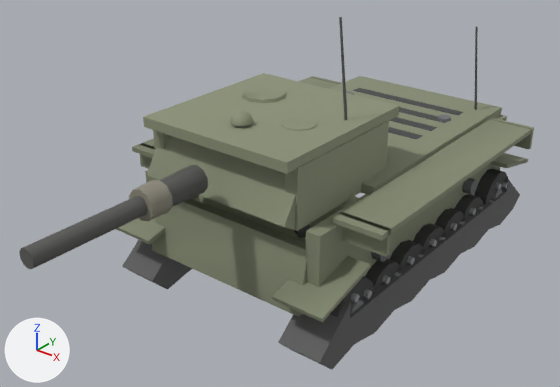
One commit to the glTF model client/assets/models/su26.glb: the scene before it, then after it.
One viewpoint serves both versions: a camera (50 mm lens) standing at (5.27, -7.87, 5.43) and looking at (0.04, -1.33, 1.38). Every picture has the same lights, and +X, +Y and +Z are marked at lower left. The older version comes first. Where no turn or scale is listed for an object, it has been applied to the vertices. Vertices at exactly the same position are counted once.

Names of what the first picture shows: 'barrel', 'glacis', 'hullSide', 'hullTop', 'lowerPlate', 'mantlet', 'tracks', 'turretRoof', 'turretSide', 'wheel11', 'wheel12', 'wheel13' and 5 more.
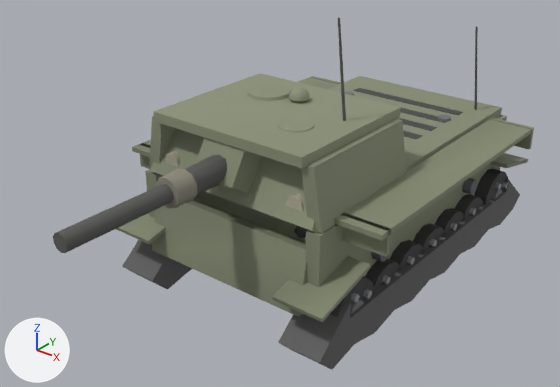
Location of each change, [x1, y1, x2, y2] in pixels of the pictures (560 x 387 px; the box of a moved part takes in the faces that stretch with it):
'turretRoof', reshaped: before [143, 17, 399, 174]; after [153, 18, 401, 168]
'turretSide', reshaped (8% wider, 6% taller): before [153, 121, 389, 231]; after [150, 116, 406, 233]
'mantlet', reshaped (12% wider, 8% taller): before [147, 135, 295, 230]; after [150, 129, 316, 232]
'barrel', moved: before [19, 165, 208, 269]; after [53, 155, 227, 253]
part 1 of me_mesh_20, moved or reshaped: before [147, 135, 295, 230]; after [150, 129, 316, 232]
part 2 of me_mesh_20, added: after [195, 138, 262, 193]
part 3 of me_mesh_21, moved or reshaped (mostly hidden before): before [153, 130, 169, 150]; after [150, 116, 176, 169]
part 4 of me_mesh_21, moved or reshaped: before [285, 121, 389, 231]; after [301, 119, 406, 233]
part 5 of me_mesh_22, moved or reshaped: before [143, 73, 399, 174]; after [153, 73, 401, 168]
part 6 of me_mesh_22, moved or reshaped: before [242, 86, 286, 103]; after [247, 84, 291, 101]
part 7 of me_mesh_22, moved or reshaped: before [230, 110, 254, 126]; after [288, 87, 310, 102]

Diff of the bpy script that builds the scene:
```diff
--- a/client/assets/models/su26.glb.py
+++ b/client/assets/models/su26.glb.py
@@ me_mesh_20 @@
 # used by ob_mantlet; location = (0.0, 0.0, 0.0)
-me_mesh_20.from_pydata(...)  # 8 vertices, 12 faces; spans x -1.01..1.01, y -2.48..-1.92, z 1.61..2.33
+me_mesh_20.from_pydata(...)  # 16 vertices, 24 faces; spans x -1.2..1.2, y -2.45..-1.77, z 1.58..2.34
+# me_mesh_20 part 1: 8 vertices removed from x -1.01..1.01, y -2.48..-1.92, z 1.61..2.33; 8 vertices added at x -1.2..1.2, y -2.26..-1.77, z 1.58..2.25
+# me_mesh_20 part 2: 8 vertices added at x -0.29..0.29, y -2.45..-1.89, z 1.74..2.34
 me_mesh_20.materials.append(mat_mantlet_mat)
@@ me_mesh_21 @@
 # used by ob_turretside; location = (0.0, 0.0, 0.0)
-me_mesh_21.from_pydata(...)  # 16 vertices, 24 faces; spans x -1.04..1.04, y -2.3..-0.6, z 1.62..2.32
+me_mesh_21.from_pydata(...)  # 24 vertices, 36 faces; spans x -1.27..1.27, y -2.2..-0.43, z 1.61..2.33
+# me_mesh_21 part 3: the loose piece of 8 vertices spanning x -1.04..-0.88, y -2.3..-0.6, z 1.62..2.32 is turned 9.2 degrees about the y axis through its middle, then moved by (-0.17, 0.1, 0.0)
+# me_mesh_21 part 4: the loose piece of 8 vertices spanning x 0.88..1.04, y -2.3..-0.6, z 1.62..2.32 is turned -9.2 degrees about the y axis through its middle, then moved by (0.17, 0.1, 0.0)
+# other edits to the shape of me_mesh_21 do not show in these pictures
 me_mesh_21.materials.append(mat_turretside_mat)
@@ me_mesh_22 @@
 # used by ob_turretroof; location = (0.0, 0.0, 0.0)
-me_mesh_22.from_pydata(...)  # 105 vertices, 184 faces; spans x -1.02..1.02, y -2.45..-0.35, z 2.27..3.57
+me_mesh_22.from_pydata(...)  # 105 vertices, 184 faces; spans x -1.06..1.06, y -2.26..-0.38, z 2.27..3.57
+# me_mesh_22 part 5: the loose piece of 8 vertices spanning x -1.02..1.02, y -2.45..-0.35, z 2.31..2.43 is scaled about its middle by (1.04, 0.895, 1), then moved by (0.0, 0.08, 0.0)
+# me_mesh_22 part 6: the loose piece of 22 vertices spanning x -0.7..-0.17, y -1.33..-0.77, z 2.41..2.47 is moved by (0.0, 0.1, 0.0)
+# me_mesh_22 part 7: the loose piece of 41 vertices spanning x -0.13..0.13, y -2.08..-1.82, z 2.46..2.59 is moved by (0.0, 1.03, 0.0)
+# other edits to the shape of me_mesh_22 do not show in these pictures
 me_mesh_22.materials.append(mat_turretroof_mat)
@@ ob_barrel @@
 ob_barrel = bpy.data.objects.new('barrel', me_mesh_23)
-ob_barrel.location = (0.0, -2.7, 2.04)
+ob_barrel.location = (0.0, -2.352, 2.04)
```
